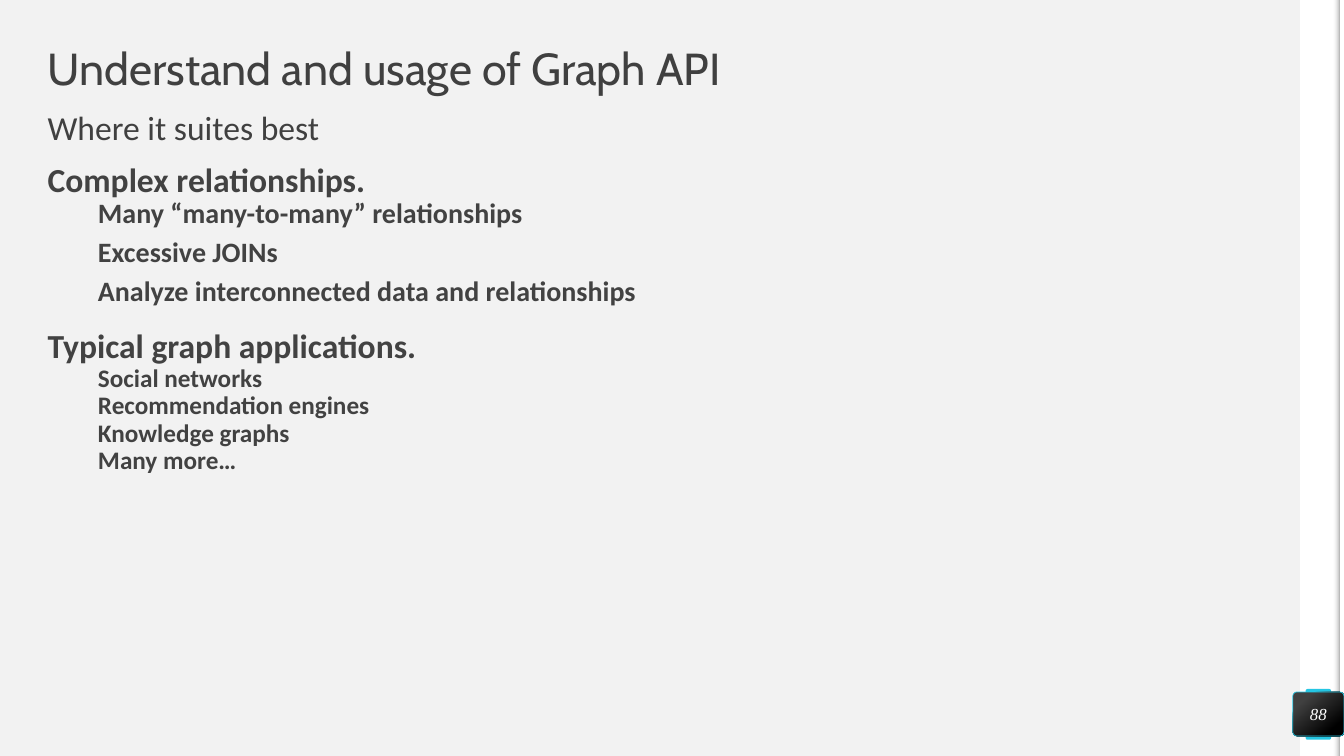
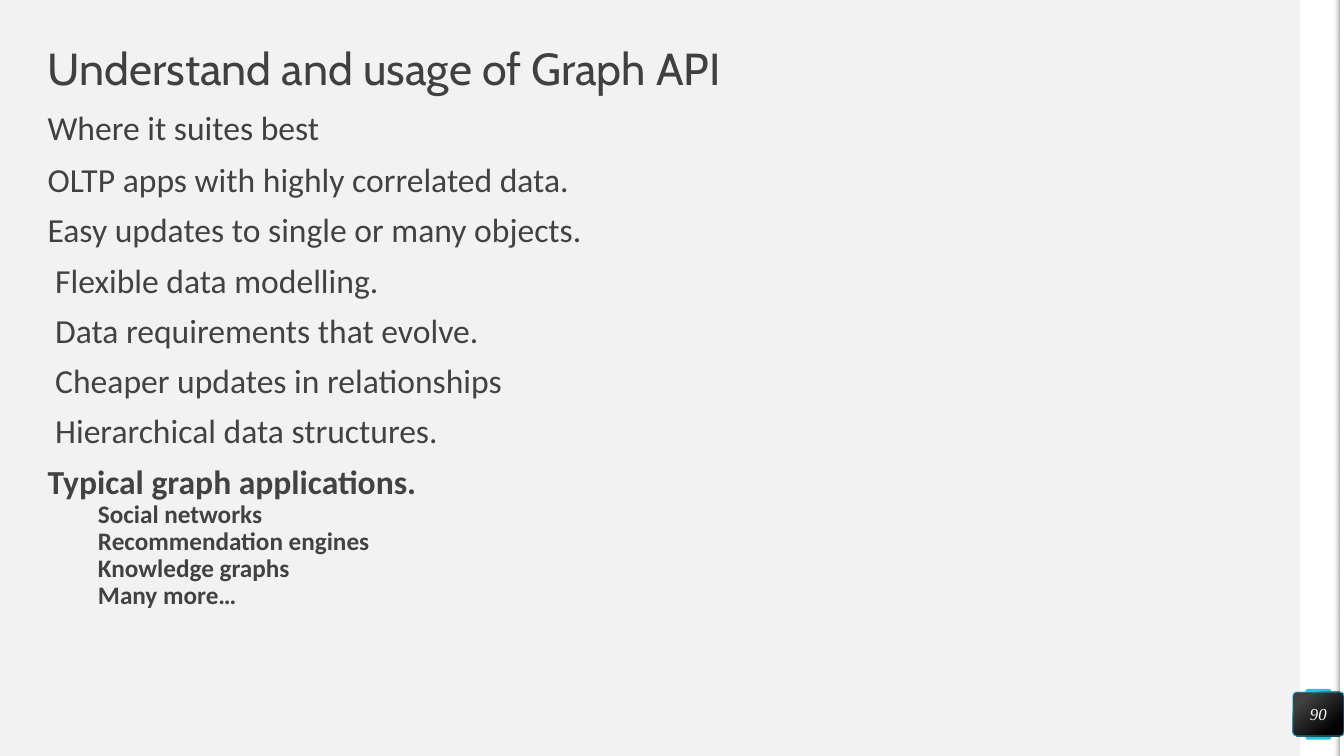
Before and after one commit to NageshSathrasala/CosmodbMS, a slide deck: slide 90 of Azure CosmosDB_New.pptx (slide 88 before the commit). Drawn at 1344x756 pixels with LibreOffice and Linux fonts; fonts in the diff are those of the drawing. Boxes give left, top, right and bottom in pixels: in the first picture for what was removed or moved away, otherwise in the second. Text is boxed around its words. In the diff, an @@ line names an element or a change of style, - is before the commit and + after.

Commit message:
Updated PPT

```diff
--- a/Azure CosmosDB_New.pptx
+++ b/Azure CosmosDB_New.pptx
@@ text at (48, 168, 581, 443): text changed; size 20 to 24 pt; bold off @@
-Complex relationships.
-  Many “many-to-many” relationships
-  Excessive JOINs
-  Analyze interconnected data and relationships
+OLTP apps with highly correlated data.
+Easy updates to single or many objects.
+Flexible data modelling.
+Data requirements that evolve.
+Cheaper updates in relationships
+Hierarchical data structures.
@@ page number at (1310, 709, 1327, 720): text changed @@
-88
+90
```
Also in this commit, not shown: 2 other slides changed, 8 slides added.
